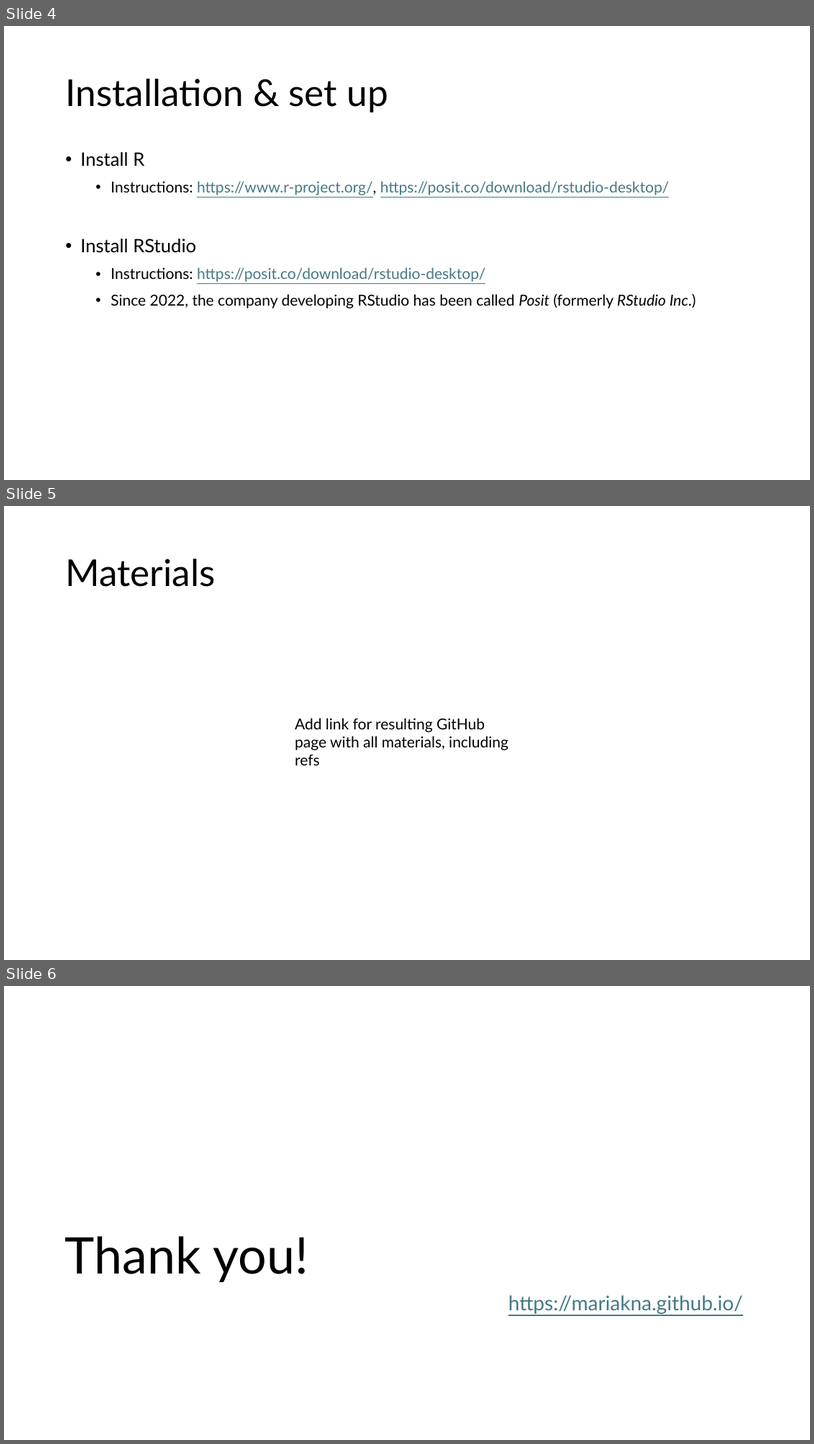
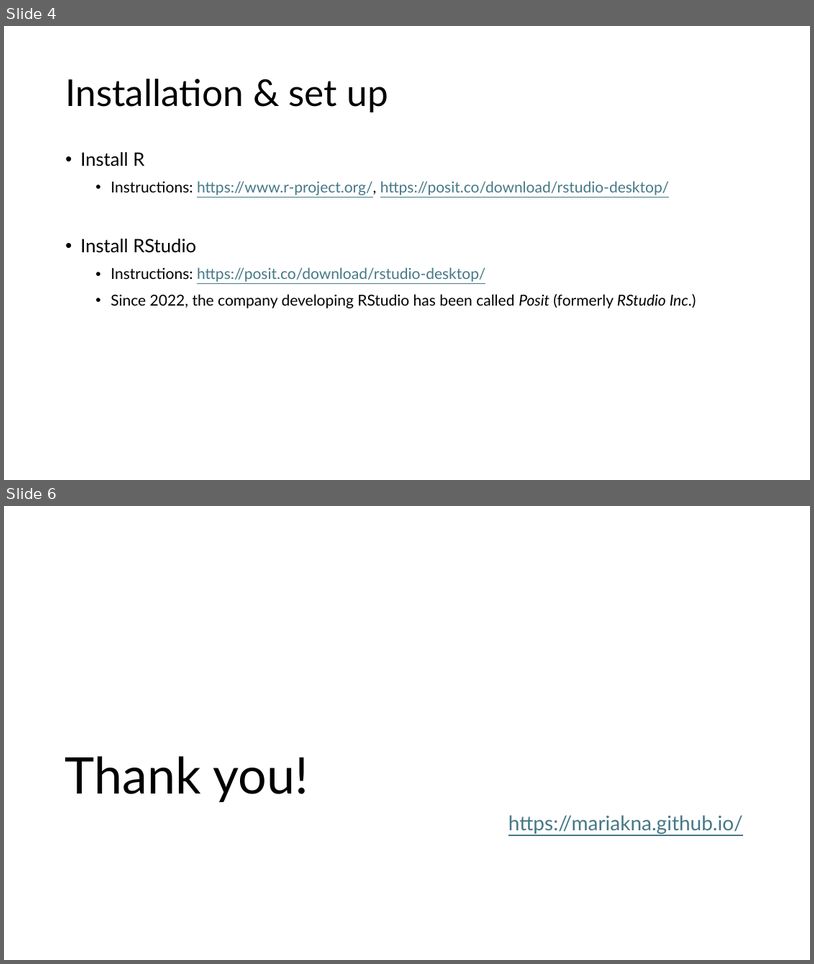
Before and after one commit to mariakna/SEDarc2025_Intro_to_Quant_Analysis_in_R, a slide deck: Intro_to_Quant_Analysis_in_R_slides.pptx. Shown one above the other, each under a label of ours: slides 4, 5 and 6 before the commit, slides 4 and 6 after it; the slides between them are not shown. The pictures are 814x1444 and 814x964 pixels, drawn with LibreOffice and Linux fonts; fonts in the diff are those of the drawing. Boxes give left, top, right and bottom in pixels: in the first picture for what was removed or moved away, otherwise in the second. Text is boxed around its words. In the diff, an @@ line names an element or a change of style, - is before the commit and + after.

```diff
--- a/Intro_to_Quant_Analysis_in_R_slides.pptx
+++ b/Intro_to_Quant_Analysis_in_R_slides.pptx
@@ slide 5 removed at [4,506,810,960], background #FFFFFF @@
@@ title removed at [65,559,215,587] @@
-Materials
@@ text removed at [295,718,509,750] @@
-Add link for resulting GitHub page with all materials, including refs
```
Also in this commit, not shown: 2 slides added, 1 other file.
